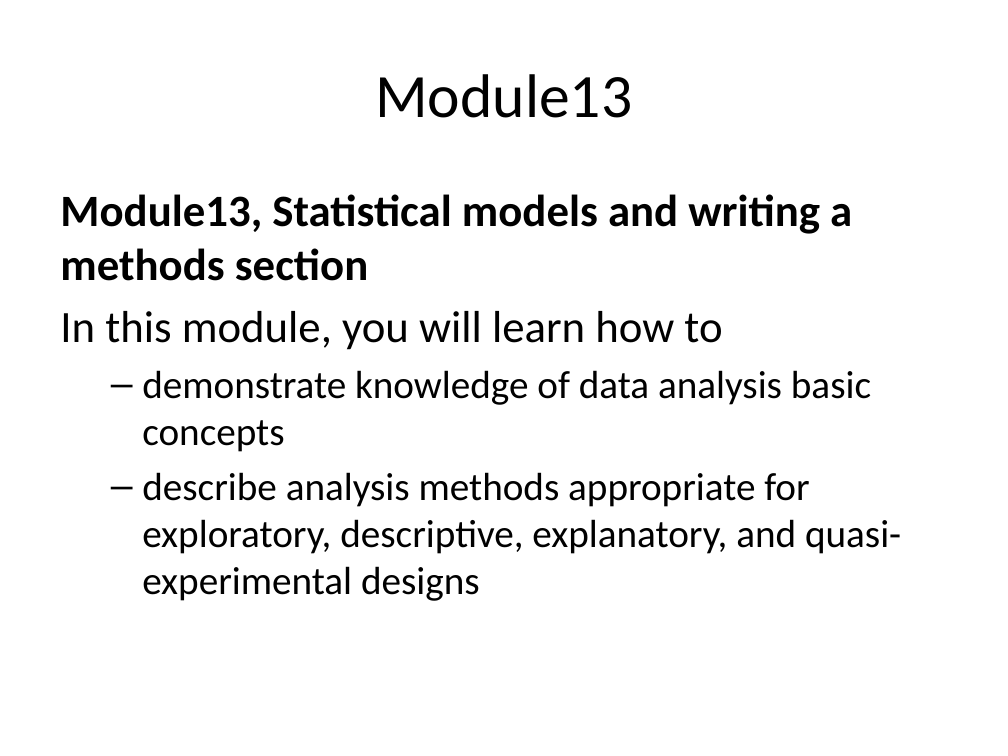
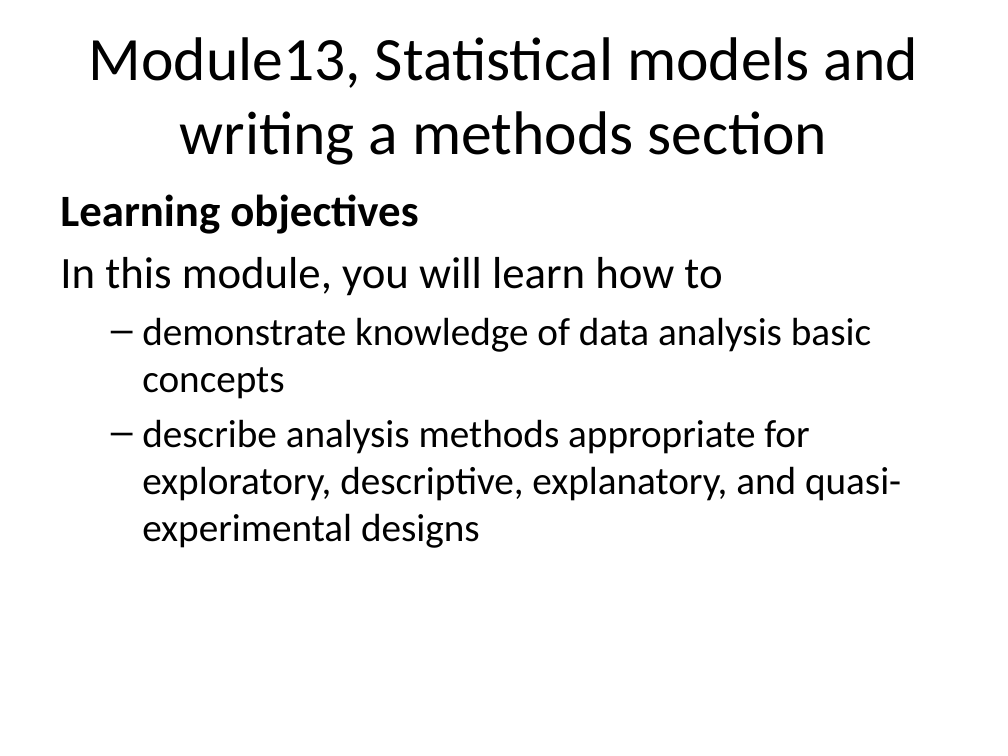
Before and after one commit to pmean/classes, a slide deck: slide 14 of clinical-research-methodology/modules/5510-99-objectives.pptx. Drawn at 1008x756 pixels with LibreOffice and Linux fonts; fonts in the diff are those of the drawing. Boxes give left, top, right and bottom in pixels: in the first picture for what was removed or moved away, otherwise in the second. Text is boxed around its words. In the diff, an @@ line names an element or a change of style, - is before the commit and + after.

```diff
--- a/clinical-research-methodology/modules/5510-99-objectives.pptx
+++ b/clinical-research-methodology/modules/5510-99-objectives.pptx
@@ title at (x1=89, y1=37, x2=918, y2=165): text changed @@
-Module13
+Module13, Statistical models and writing a methods section
@@ text at (x1=60, y1=194, x2=418, y2=234): text changed @@
-Module13, Statistical models and writing a methods section
+Learning objectives
```
Also in this commit, not shown: 8 other slides changed, 25 other files.
